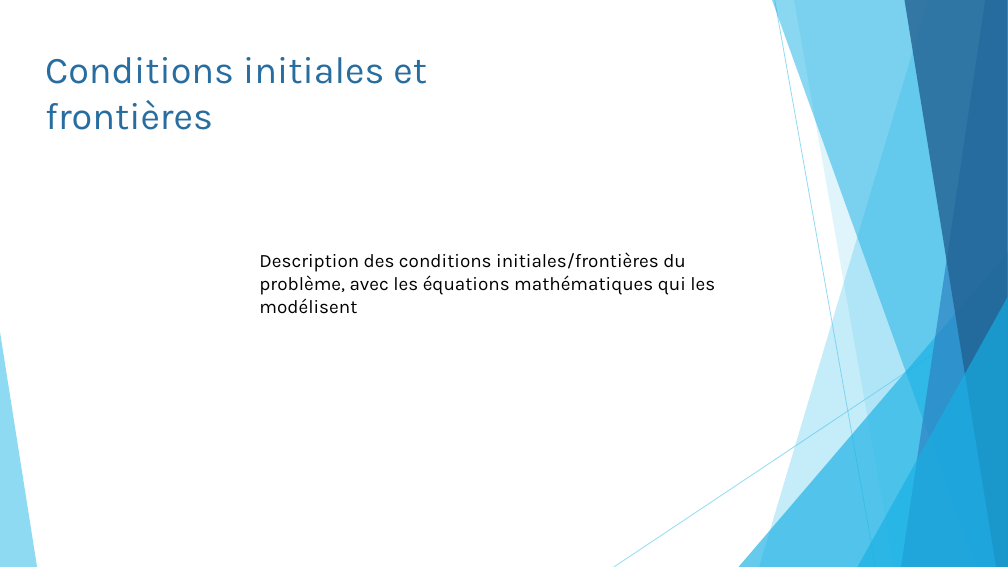
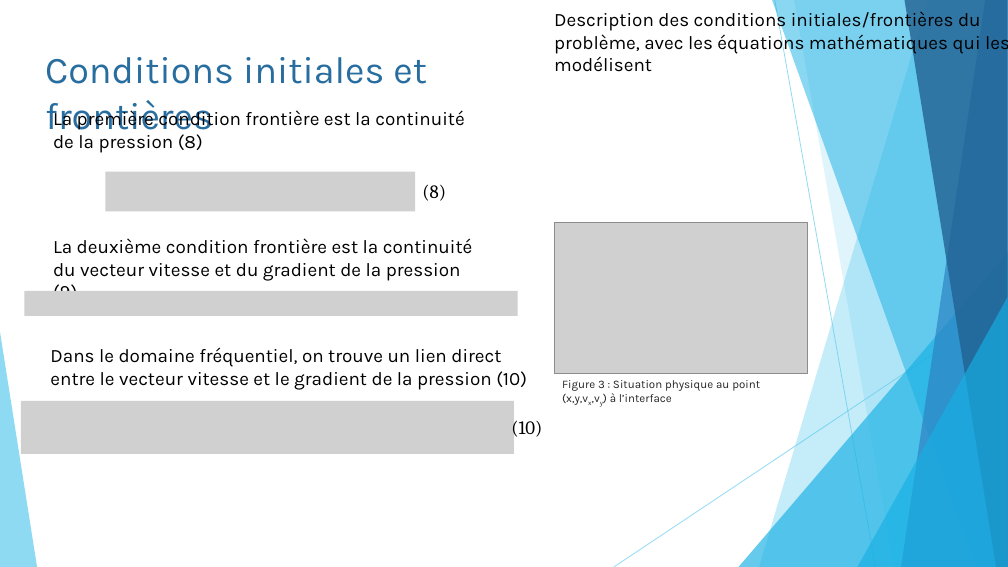
Before and after one commit to pierreluc-plt/ProjetSimulation, a slide deck: slide 5 of Oral/Présentation_Eq11.pptx. Drawn at 1008x567 pixels with LibreOffice and Linux fonts; fonts in the diff are those of the drawing; grey boxes stand for pictures. Boxes give left, top, right and bottom in pixels: in the first picture for what was removed or moved away, otherwise in the second. Text is boxed around its words. In the diff, an @@ line names an element or a change of style, - is before the commit and + after.

```diff
--- a/Oral/Présentation_Eq11.pptx
+++ b/Oral/Présentation_Eq11.pptx
@@ text "Description des conditions initiales/frontières du ...": place and size @@
-text "Description des conditions initiales/frontières du ..." at [259,252,715,314]
+text "Description des conditions initiales/frontières du ..." at [554,9,1008,72]
@@ text added at [53,108,464,153], 18 pt, text #000000 @@
+La première condition frontière est la continuité de la pression (8)
@@ picture added at [105,172,415,212] @@
@@ text added at [422,184,446,201], 18 pt, text #000000 @@
+(8)
@@ text added at [53,238,472,291], 18 pt, text #000000 @@
+La deuxième condition frontière est la continuité du vecteur vitesse et du gradient de la pression (9)
@@ picture added at [555,223,808,374] @@
@@ picture added at [24,291,517,316] @@
@@ text added at [50,347,527,390], 18 pt, text #000000 @@
+Dans le domaine fréquentiel, on trouve un lien direct entre le vecteur vitesse et le gradient de la pression (10)
@@ text added at [562,380,760,405], 11 pt, text #262626 @@
+Figure 3 : Situation physique au point (x,y,vx,vy) à l’interface
@@ picture added at [21,401,514,454] @@
@@ text added at [511,417,542,440], 18 pt, text #000000 @@
+(10)
```
Also in this commit, not shown: 1 other slide changed, 1 slide added.
